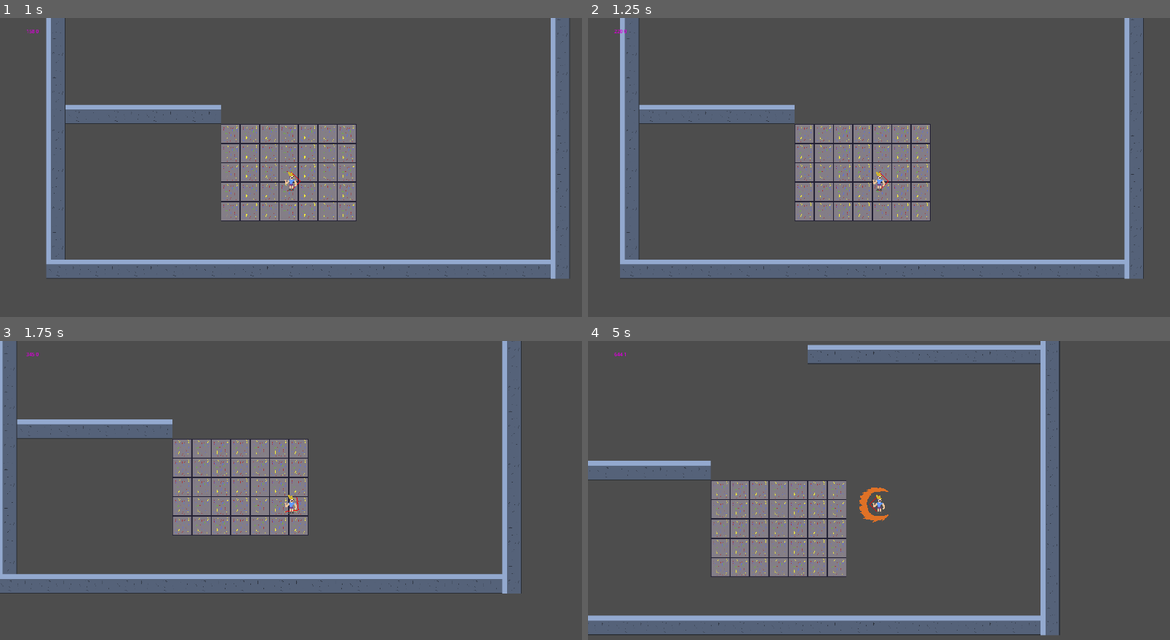
Above: before the commit, frames 1-4 (two rows, left to right).
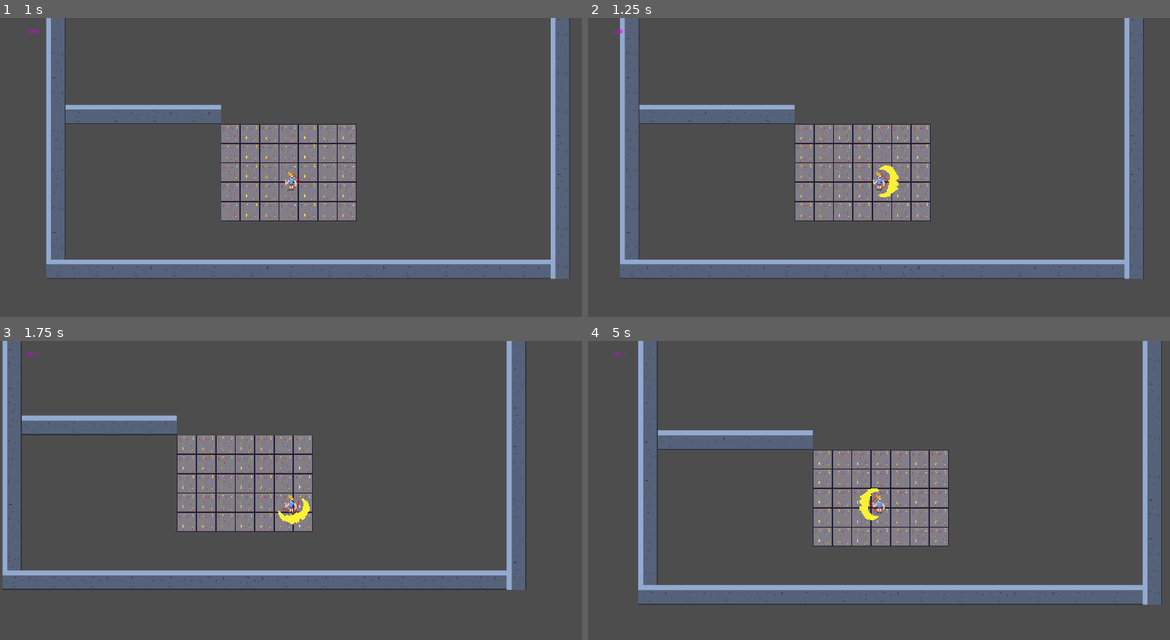
Above: after the commit, the same moments.

Repository: FinalExa/boots
Game: Godot game, scene res://Scenes/test_scene.tscn
Same seed, same stepped clock (60 frames per second), same inputs: the game is played once before the commit and once after it.
Inputs:
- Up to frame 1 (1 s): tap Enter at 0.5 s; hold D (right) from 0.53 s (still down)
- Up to frame 2 (1.25 s): keep holding D (right)
- Up to frame 3 (1.75 s): release D (right) at 1.28 s; hold S (down) from 1.28 s (still down)
- Up to frame 4 (5 s): release S (down) at 2.03 s; hold D (right) 2.03-2.78 s; hold W (up) 2.78-3.53 s; hold A (left) from 3.53 s (still down)

Frame 1 is identical in both runs. In frame 2, 0.2% of the frame differs, in the area x 6-54%, y 3-60%; in frame 3, 12%; in frame 4, 37%, in the area x 0-99%, y 0-99%.

Commit message:
Little rebalancing

Diff:
--- a/Player/Scripts/PlayerMovement.gd
+++ b/Player/Scripts/PlayerMovement.gd
@@ -2,7 +2,6 @@
 extends Node
 
 @export var playerCharacter: PlayerCharacter
-@export var playerBody: CharacterBody2D
 @export var playerInputs: PlayerInputs
 
 @export var accelerationPerSecond: float
@@ -48,12 +47,11 @@
 		SetDirection(delta)
 		AccelerationCases(delta)
 	currentSpeed = clamp(currentSpeed, 0, maxSpeed)
-	playerBody.velocity = currentDirection * currentSpeed
+	playerCharacter.velocity = currentDirection * currentSpeed
 
 func AccelerationCases(delta):
 	if (playerCharacter.collisionResult):
-		Decelerate(delta, decelerationWhileColliding)
-		return
+		currentSpeed -= decelerationWhileColliding * delta
 	if (!directionDifferent):
 		Accelerate(delta)
 		if (decelerationWhileSteeringActive): decelerationWhileSteeringActive = false
--- a/Player/player_character.tscn
+++ b/Player/player_character.tscn
@@ -9,10 +9,11 @@
 [ext_resource type="Script" path="res://Player/Scripts/PlayerRotator.gd" id="4_mluyg"]
 [ext_resource type="Texture2D" uid="uid://4a3ooq0arxy1" path="res://Player/Sprites/direction_arrow.png" id="5_s1pth"]
 [ext_resource type="Texture2D" uid="uid://bhk565yga7gwp" path="res://Player/Sprites/level2.png" id="7_ps88g"]
+[ext_resource type="Texture2D" uid="uid://c18kyrevn3t0j" path="res://Player/Sprites/level1.png" id="8_361qe"]
 [ext_resource type="Texture2D" uid="uid://c8wbw6m22ou1j" path="res://Player/Sprites/level3.png" id="8_alu1b"]
 
 [sub_resource type="CircleShape2D" id="CircleShape2D_upbqd"]
-radius = 33.1361
+radius = 16.0
 
 [sub_resource type="LabelSettings" id="LabelSettings_fvdlt"]
 font_color = Color(0.854902, 0, 0.854902, 1)
@@ -25,6 +26,7 @@
 texture = ExtResource("1_hl47a")
 
 [node name="CollisionShape2D" type="CollisionShape2D" parent="."]
+position = Vector2(0, 24)
 shape = SubResource("CircleShape2D_upbqd")
 
 [node name="Camera2D" type="Camera2D" parent="."]
@@ -32,20 +34,19 @@
 [node name="PlayerInputs" type="Node" parent="."]
 script = ExtResource("3_fxyqo")
 
-[node name="PlayerMovements" type="Node" parent="." node_paths=PackedStringArray("playerCharacter", "playerBody", "playerInputs")]
+[node name="PlayerMovements" type="Node" parent="." node_paths=PackedStringArray("playerCharacter", "playerInputs")]
 script = ExtResource("1_n46fh")
 playerCharacter = NodePath("..")
-playerBody = NodePath("..")
 playerInputs = NodePath("../PlayerInputs")
 accelerationPerSecond = 250.0
 decelerationPerSecond = 300.0
-decelerationWhileColliding = 250.0
-minDecelerationWhileSteering = 15.0
-maxDecelerationWhileSteering = 50.0
-decelerationWhileSteeringRequiredSpeed = 600.0
-decelerationWhileSteeringIncreasePerSecond = 7.5
-decelerationWhileSteeringDecreasePerSecond = 25.0
-rotationSpeedPerSecond = 1.0
+decelerationWhileColliding = 300.0
+minDecelerationWhileSteering = -50.0
+maxDecelerationWhileSteering = 100.0
+decelerationWhileSteeringRequiredSpeed = 300.0
+decelerationWhileSteeringIncreasePerSecond = 100.0
+decelerationWhileSteeringDecreasePerSecond = 150.0
+rotationSpeedPerSecond = 1.5
 minSpeed = 50.0
 maxSpeed = 1500.0
 
@@ -80,8 +81,8 @@
 [node name="PlayerSpeedThresholds" type="Node2D" parent="PlayerRotator" node_paths=PackedStringArray("playerMovements", "thresholdHitboxes")]
 script = ExtResource("4_33erx")
 playerMovements = NodePath("../../PlayerMovements")
-speedThresholds = Array[float]([500.0, 1200.0, 1500.0])
-thresholdHitboxes = [null, NodePath("FirstSpeedHitbox"), NodePath("SecondSpeedHitbox")]
+speedThresholds = Array[float]([200.0, 600.0, 1200.0, 1500.0])
+thresholdHitboxes = [null, NodePath("FirstSpeedHitbox"), NodePath("SecondSpeedHitbox"), NodePath("ThirdSpeedHitbox")]
 
 [node name="FirstSpeedHitbox" type="Area2D" parent="PlayerRotator/PlayerSpeedThresholds"]
 
@@ -89,7 +90,7 @@
 polygon = PackedVector2Array(-64, 32, -32, 32, -24, -32, 24, -32, 32, 32, 64, 32, 48, -48, 32, -64, -32, -64, -48, -48)
 
 [node name="Sprite2D" type="Sprite2D" parent="PlayerRotator/PlayerSpeedThresholds/FirstSpeedHitbox"]
-texture = ExtResource("7_ps88g")
+texture = ExtResource("8_361qe")
 
 [node name="SecondSpeedHitbox" type="Area2D" parent="PlayerRotator/PlayerSpeedThresholds"]
 
@@ -97,6 +98,14 @@
 polygon = PackedVector2Array(-64, 32, -40, 64, -16, 64, -32, 32, -24, -32, 24, -32, 32, 32, 16, 64, 40, 64, 64, 32, 48, -48, 32, -64, -32, -64, -48, -48)
 
 [node name="Sprite2D" type="Sprite2D" parent="PlayerRotator/PlayerSpeedThresholds/SecondSpeedHitbox"]
+texture = ExtResource("7_ps88g")
+
+[node name="ThirdSpeedHitbox" type="Area2D" parent="PlayerRotator/PlayerSpeedThresholds"]
+
+[node name="CollisionPolygon2D" type="CollisionPolygon2D" parent="PlayerRotator/PlayerSpeedThresholds/ThirdSpeedHitbox"]
+polygon = PackedVector2Array(-64, 32, -40, 64, -16, 64, -32, 32, -24, -32, 24, -32, 32, 32, 16, 64, 40, 64, 64, 32, 48, -48, 32, -64, -32, -64, -48, -48)
+
+[node name="Sprite2D" type="Sprite2D" parent="PlayerRotator/PlayerSpeedThresholds/ThirdSpeedHitbox"]
 texture = ExtResource("8_alu1b")
 
 [node name="Arrow" type="Sprite2D" parent="PlayerRotator"]
Not shown: 1 places in Player/player_character.tscn that only renumber resources
